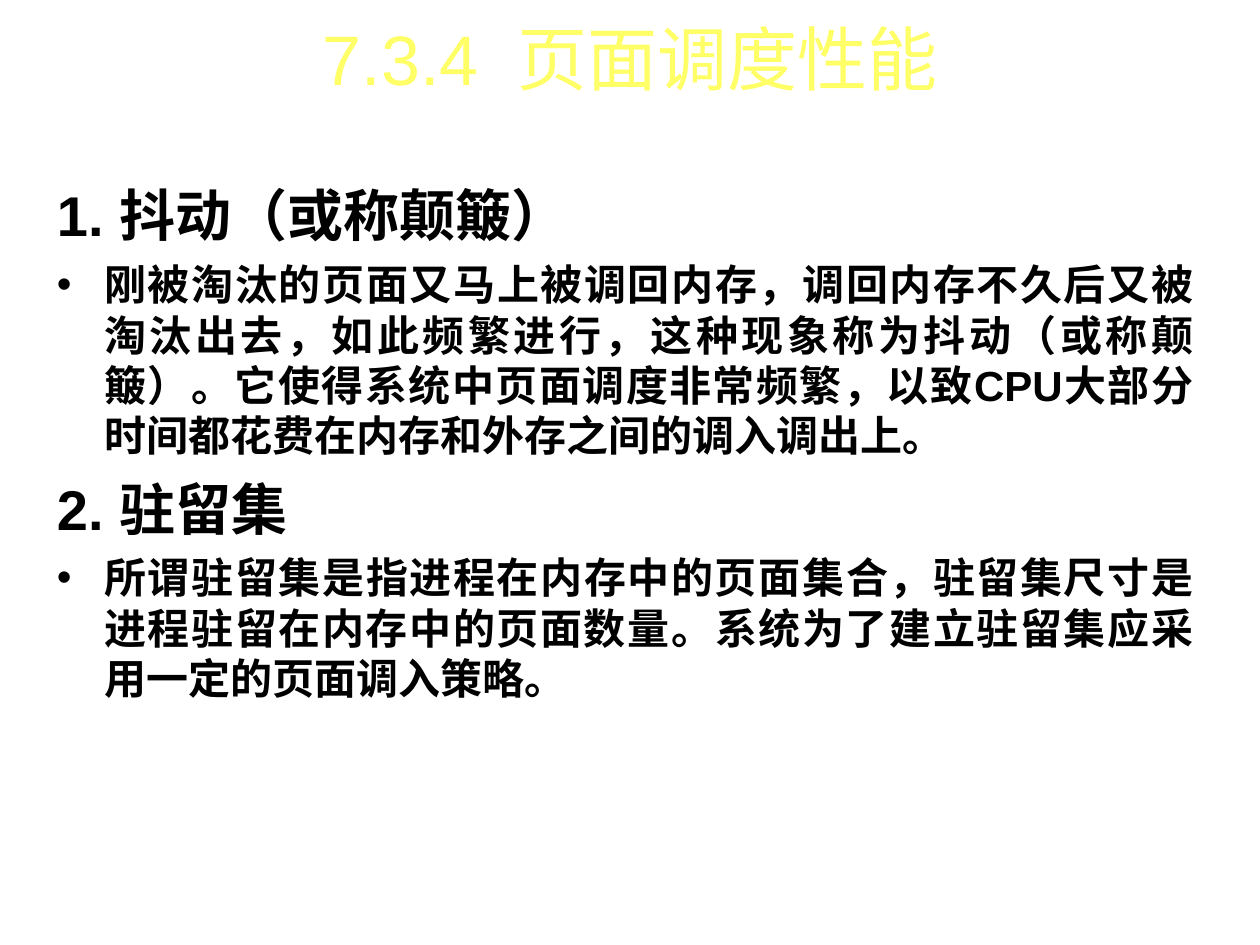
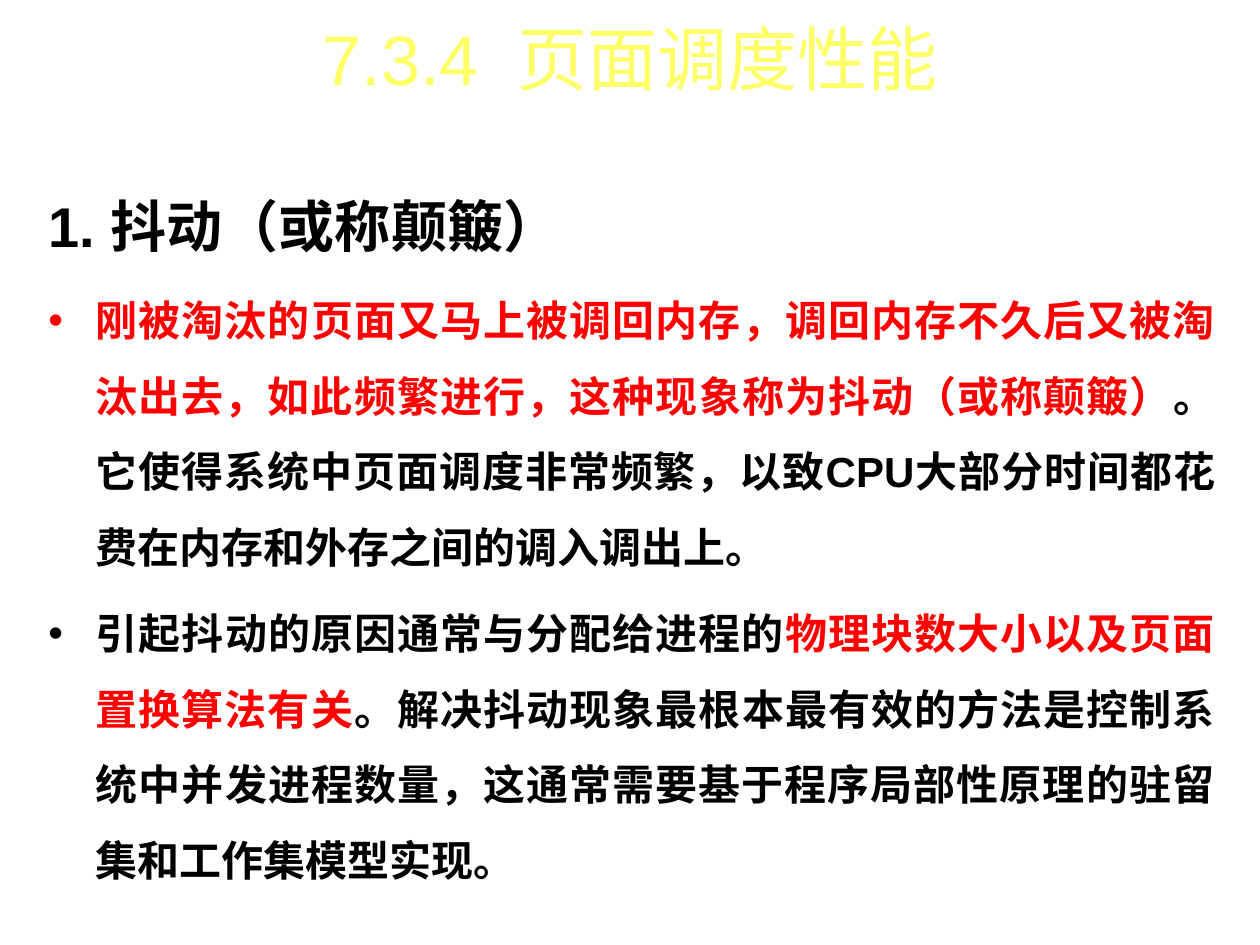
Before and after one commit to FourierAI/Operating-system, a slide deck: slide 32 of 操作系统-第7章.ppt (slide 34 before the commit). Drawn at 1260x945 pixels with LibreOffice and Linux fonts; fonts in the diff are those of the drawing; background and template pictures are left out. Boxes give left, top, right and bottom in pixels: in the first picture for what was removed or moved away, otherwise in the second. Text is boxed around its words. In the diff, an @@ line names an element or a change of style, - is before the commit and + after.

```diff
--- a/操作系统-第7章.ppt
+++ b/操作系统-第7章.ppt
@@ text "1. 抖动（或称颠簸）": place and size @@
-text "1. 抖动（或称颠簸）" at bbox=[57, 188, 1193, 698]
+text "1. 抖动（或称颠簸）" at bbox=[48, 199, 1215, 880]
@@ text at bbox=[48, 199, 1215, 567]: text colour #000000 to #FF0000 in "刚被淘汰的页面又马上被调回内存，调回内存不久后又被淘汰出去，如此频繁进行，这种现象称为抖动（或称颠簸）。它使得系统中页面 ..."; line spacing 1 to 1.5; bullet colour #000000 to #FF0000 @@
@@ text at bbox=[96, 613, 1215, 880]: text changed @@
-2. 驻留集
-• 所谓驻留集是指进程在内存中的页面集合，驻留集尺寸是进程驻留在内存中的页面数量。系统为了建立驻留集应采用一定的页面调入策略。
+• 引起抖动的原因通常与分配给进程的物理块数大小以及页面置换算法有关。解决抖动现象最根本最有效的方法是控制系统中并发进程数量，这通常需要基于程序局部性原理的驻留集和工作集模型实现。
```
Also in this commit, not shown: 24 other slides changed, 7 slides added, 27 slides removed, 4 other files.
